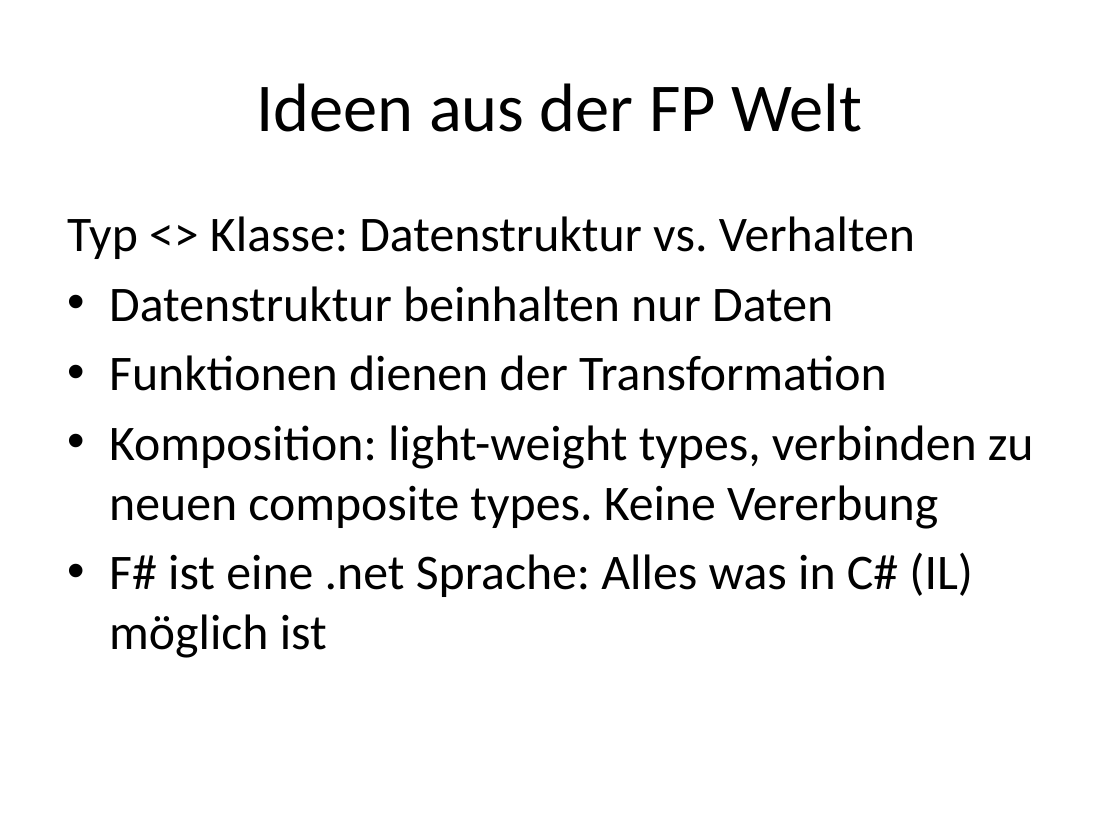
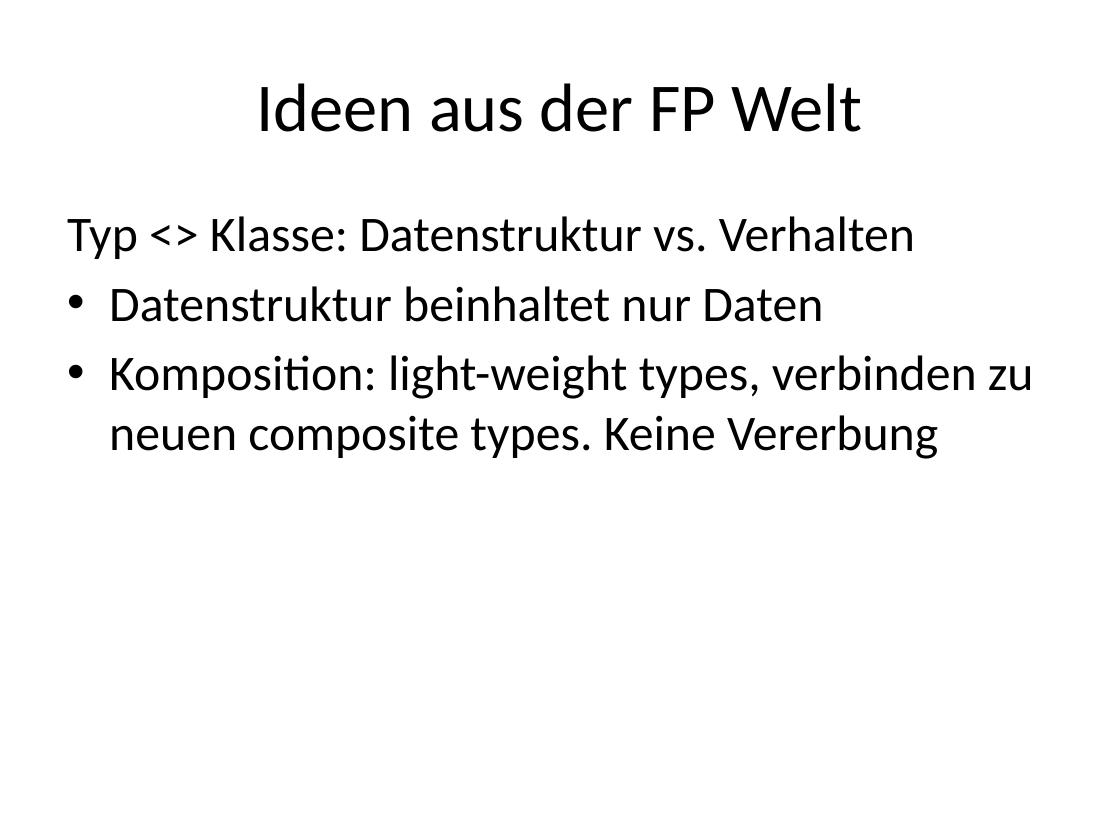
Before and after one commit to ronaldboehm/talks, a slide deck: slide 9 of 20151202/Einführung20151202.pptx (slide 8 before the commit). Drawn at 1120x840 pixels with LibreOffice and Linux fonts; fonts in the diff are those of the drawing. Boxes give left, top, right and bottom in pixels: in the first picture for what was removed or moved away, otherwise in the second. Text is boxed around its words. In the diff, an @@ line names an element or a change of style, - is before the commit and + after.

```diff
--- a/20151202/Einführung20151202.pptx
+++ b/20151202/Einführung20151202.pptx
@@ text at (109,286,823,322): text changed @@
-• Datenstruktur beinhalten nur Daten
-• Funktionen dienen der Transformation
+• Datenstruktur beinhaltet nur Daten
@@ text at (109,552,973,658): paragraph removed @@
-• F# ist eine .net Sprache: Alles was in C# (IL) möglich ist
```
Also in this commit, not shown: 9 other slides changed, 1 slide added.
